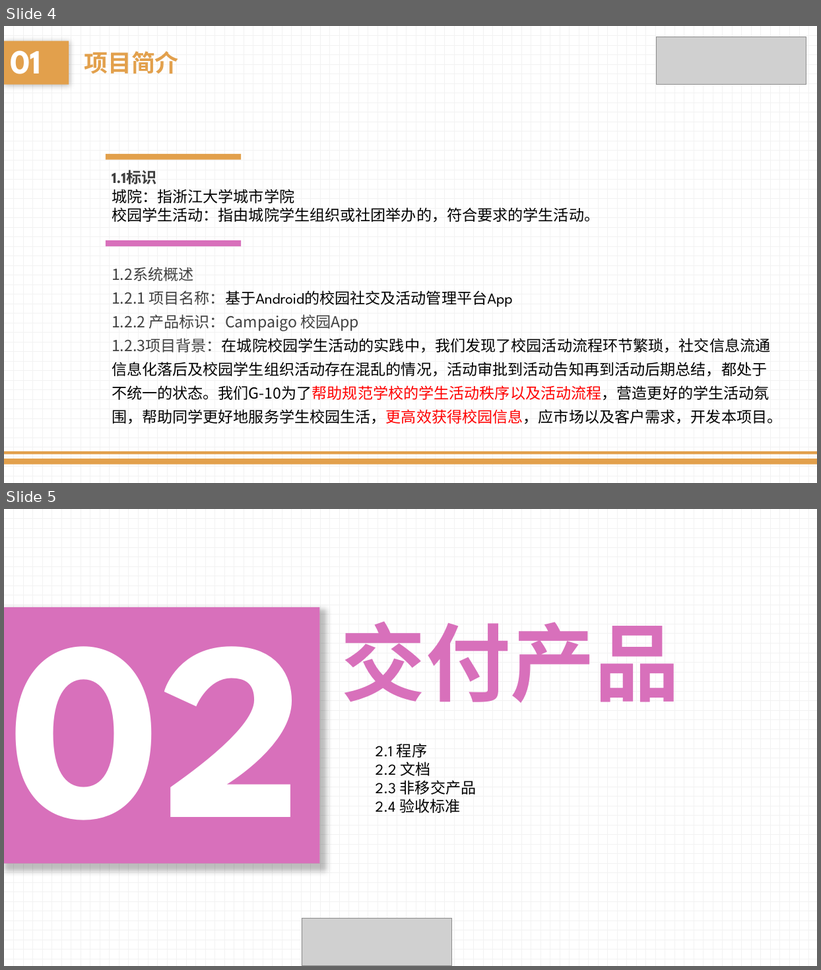
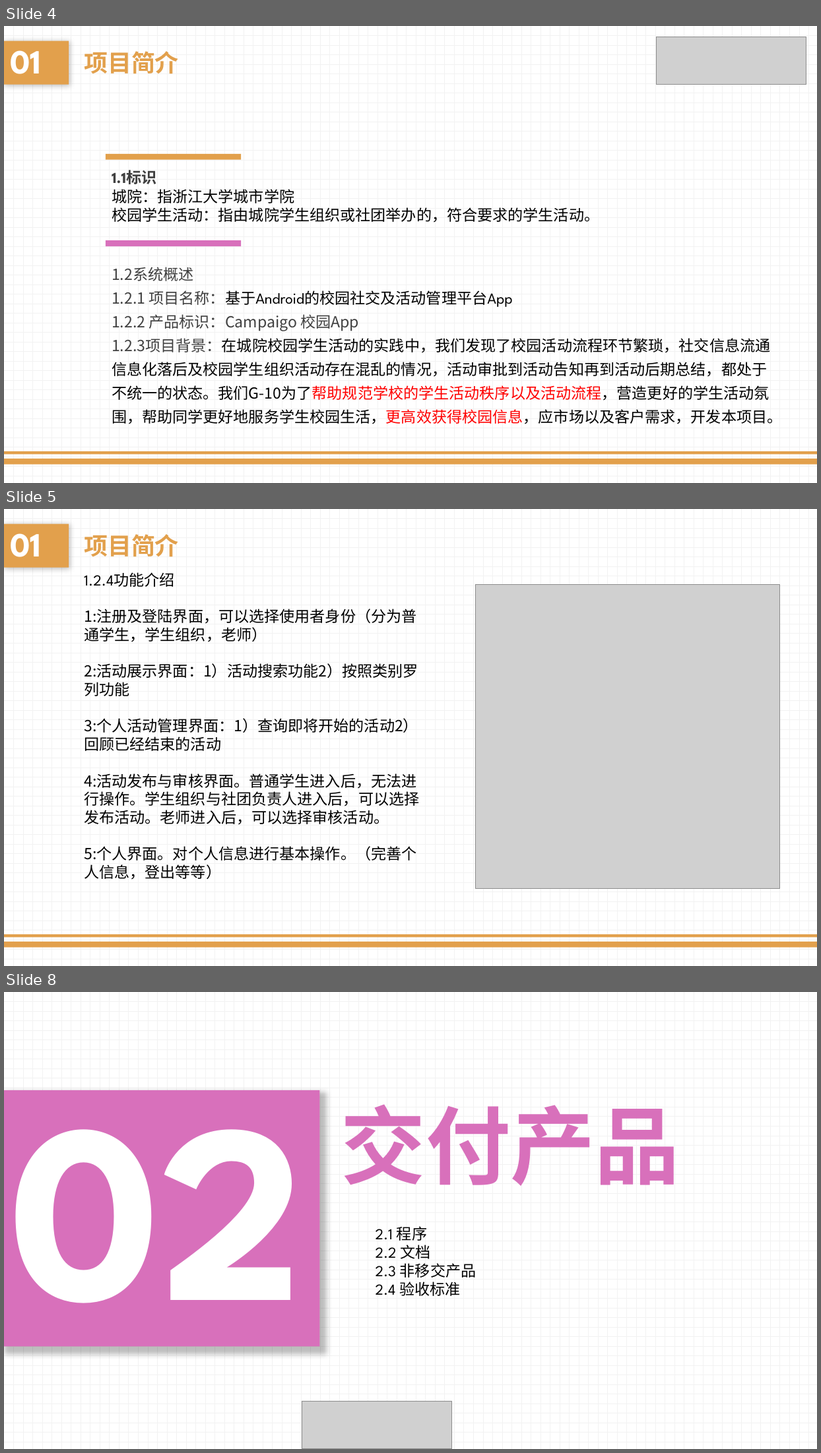
Before and after one commit to liuk5546/campaigo, a slide deck: doc/项目计划ppt.pptx. Shown one above the other, each under a label of ours: slides 4 and 5 before the commit, slides 4, 5 and 8 after it; the slides between them are not shown. The pictures are 821x970 and 821x1453 pixels, drawn with LibreOffice and Linux fonts; fonts in the diff are those of the drawing; grey boxes stand for pictures. Boxes give left, top, right and bottom in pixels: in the first picture for what was removed or moved away, otherwise in the second. Text is boxed around its words. In the diff, an @@ line names an element or a change of style, - is before the commit and + after.

```diff
--- a/doc/项目计划ppt.pptx
+++ b/doc/项目计划ppt.pptx
@@ slide 5 added at <box>4,509,817,966</box>, background pattern #F2F2F2 on #FFFFFF; not listed: 2 template elements that a slide beside it also shows @@
@@ text added at <box>4,524,69,567</box>, fill #E2A04C, 40 pt, text #FFFFFF, bold @@
+01
@@ text added at <box>84,534,179,557</box>, 28 pt, text #E2A04C, bold @@
+项目简介
@@ text added at <box>84,572,419,880</box>, 18 pt, text #000000 @@
+1.2.4功能介绍
+1:注册及登陆界面，可以选择使用者身份（分为普通学生，学生组织，老师）
+2:活动展示界面：1）活动搜索功能2）按照类别罗列功能
+3:个人活动管理界面：1）查询即将开始的活动2）回顾已经结束的活动
+4:活动发布与审核界面。普通学生进入后，无法进行操作。学生组织与社团负责人进入后，可以选择发布活动。老师进入后，可以选择审核活动。
+5:个人界面。对个人信息进行基本操作。（完善个人信息，登出等等）
@@ picture added at <box>476,585,780,889</box> @@
@@ what was slide 5 is now slide 8 @@
```
Also in this commit, not shown: 2 other slides added, 2 other files.
